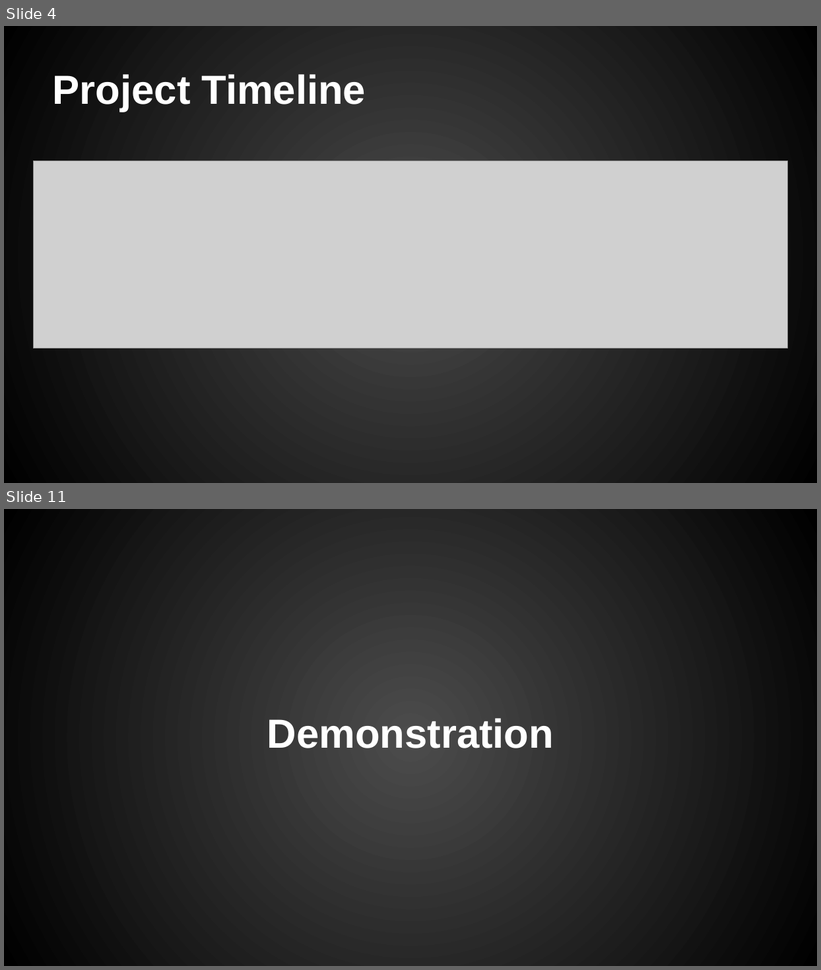
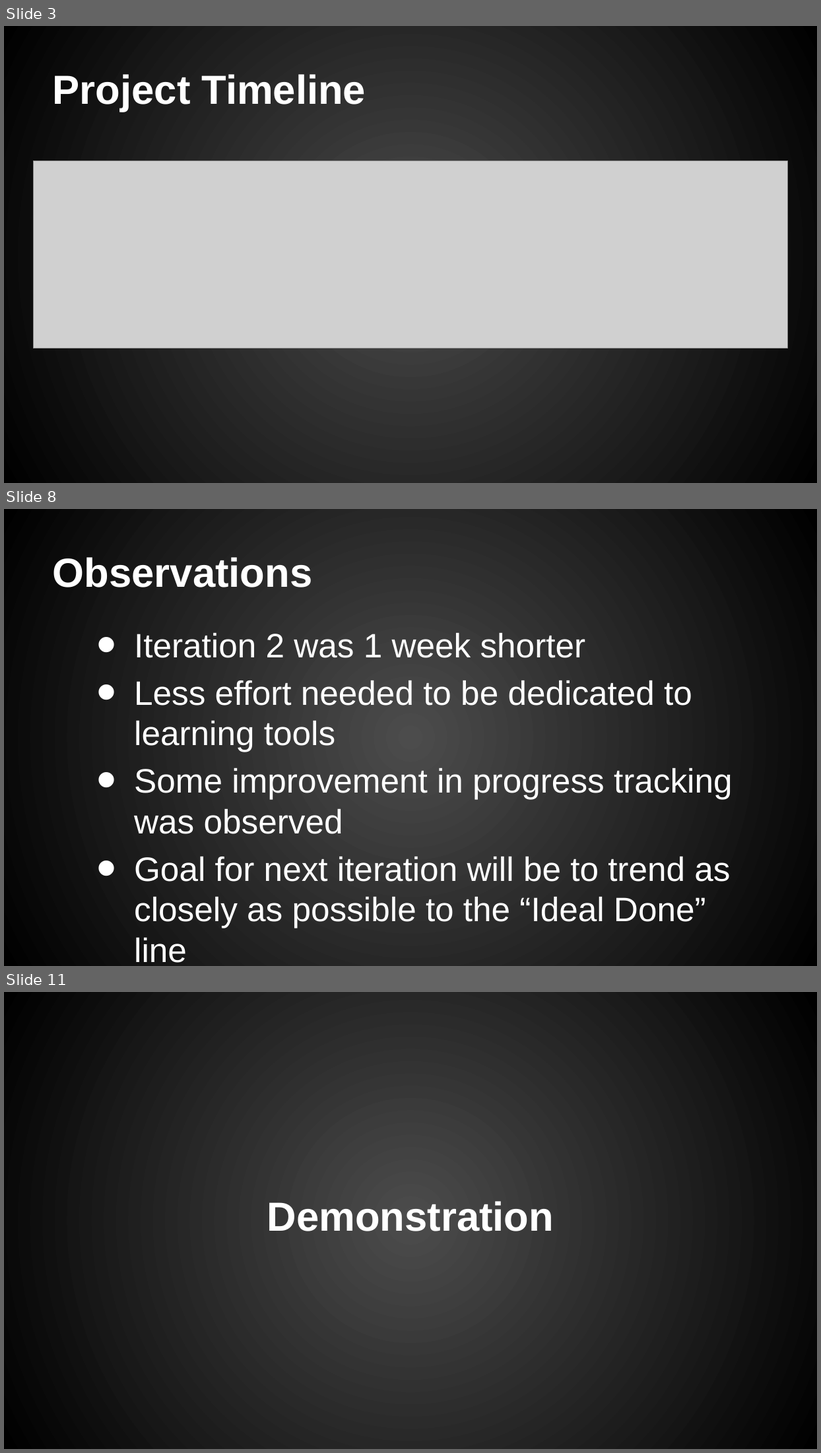
Before and after one commit to chriskdon/chinese-checkers, a slide deck: project-management/binder/iteration2/Curtis/Chinese Checkers - Iteration #2.pptx. Shown one above the other, each under a label of ours: slides 4 and 11 before the commit, slides 3, 8 and 11 after it; the slides between them are not shown. The pictures are 821x970 and 821x1453 pixels, drawn with LibreOffice and Linux fonts; fonts in the diff are those of the drawing; grey boxes stand for pictures; background and template pictures are left out. Boxes give left, top, right and bottom in pixels: in the first picture for what was removed or moved away, otherwise in the second. Text is boxed around its words. In the diff, an @@ line names an element or a change of style, - is before the commit and + after.

Commit message:
finalized Iteration #2 presentation

```diff
--- a/project-management/binder/iteration2/Curtis/Chinese Checkers - Iteration #2.pptx
+++ b/project-management/binder/iteration2/Curtis/Chinese Checkers - Iteration #2.pptx
@@ slide 8 added at <box>4,509,817,966</box>, background gradient #4C4C4C to #000000 @@
@@ title added at <box>53,557,312,588</box>, 36 pt, text #FFFFFF, bold @@
+Observations
@@ text added at <box>134,633,733,963</box>, 30 pt, text #FFFFFF @@
+• Iteration 2 was 1 week shorter
+• Less effort needed to be dedicated to learning tools
+• Some improvement in progress tracking was observed
+• Goal for next iteration will be to trend as closely as possible to the “Ideal Done” line
@@ what was slide 4 is now slide 3 @@
```
Also in this commit, not shown: 2 slides changed, 6 other slides added, 6 slides removed.
